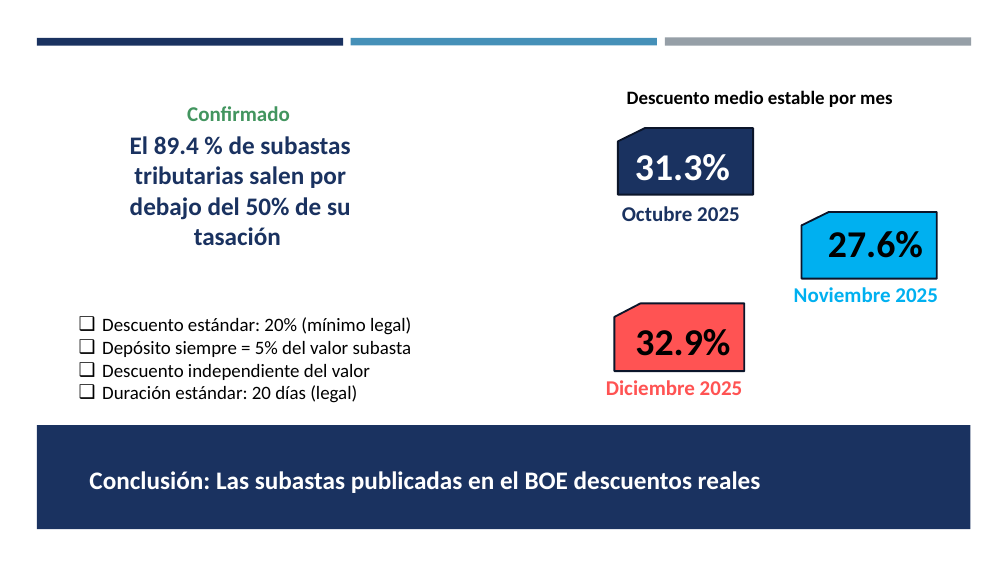
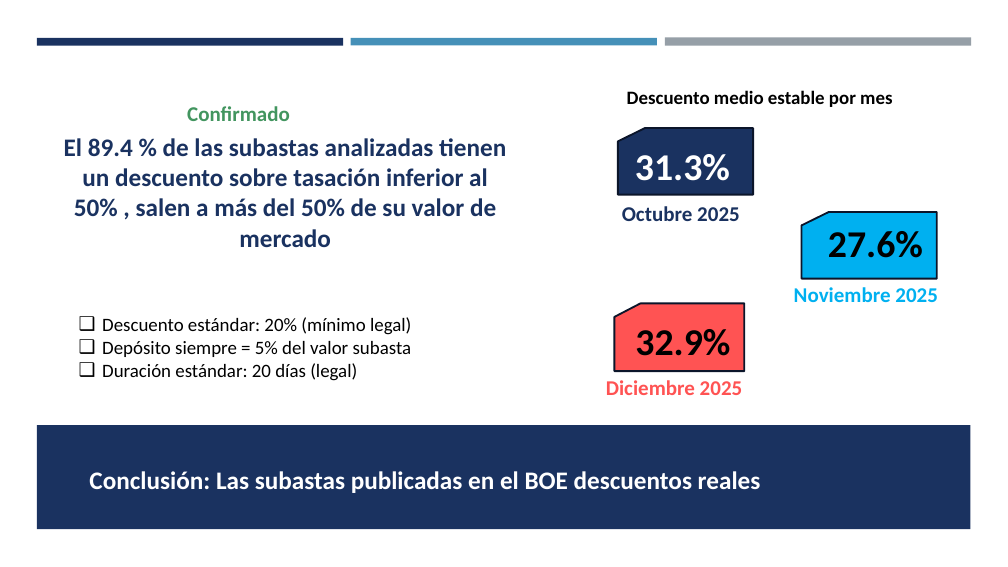
Before and after one commit to nadia0207/Proyecto_EDA_Subastas_BOE, a slide deck: slide 7 of PresentacionEDA.pptx. Drawn at 1008x567 pixels with LibreOffice and Linux fonts; fonts in the diff are those of the drawing. Boxes give left, top, right and bottom in pixels: in the first picture for what was removed or moved away, otherwise in the second. Text is boxed around its words. In the diff, an @@ line names an element or a change of style, - is before the commit and + after.

```diff
--- a/PresentacionEDA.pptx
+++ b/PresentacionEDA.pptx
@@ text at <box>64,138,506,247</box>: text changed @@
-El 89.4 % de subastas tributarias salen por debajo del 50% de su tasación
+El 89.4 % de las subastas analizadas tienen un descuento sobre tasación inferior al 50% , salen a más del 50% de su valor de mercado
@@ text at <box>102,364,370,380</box>: paragraph removed @@
-❑ Descuento independiente del valor
```
Also in this commit, not shown: 2 other slides changed.
